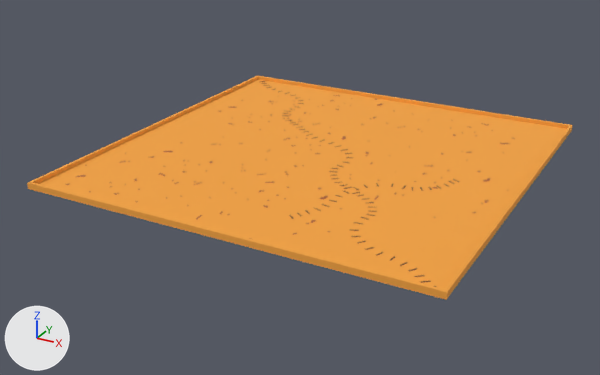
One commit to the FBX model Assets/Resources/Assets/Levels/ParcelProtocolFirstLevel.fbx: the scene before it, then after it.
Rendered twice from a camera (50 mm lens) standing at (115.0, -225.0, 99.5) and looking at (-4.7, -7.5, -9.2). The axes (+X, +Y, +Z) are drawn at lower left. The lights are the same throughout. Where no turn or scale is listed for an object, it has been applied to the vertices.

Names of what the first picture shows: 'Ground', 'Wall'.
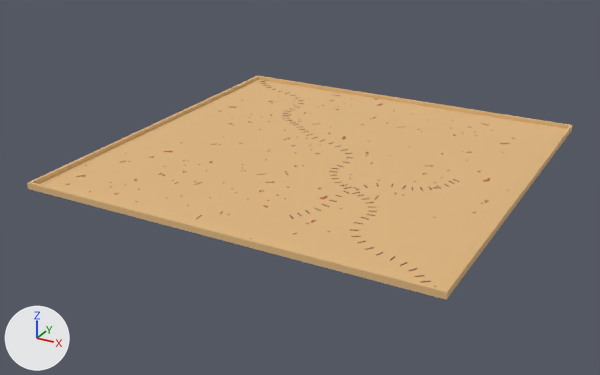
Where the newer file only moved an object's origin or applied its transform, the numbers keep the older frame.

Pixel boxes (x1, y1, x2, y2) of what changed, in the pictures (600 x 375 px):
```json
{"object": "Ground", "change": "recoloured", "before": [28, 80, 572, 300], "after": [28, 80, 572, 300], "on screen": "orange to beige"}
{"object": "Wall", "change": "recoloured", "before": [27, 76, 573, 297], "after": [27, 76, 573, 297]}
```

The change, as JSON lines over the scene's bpy script:
```json
{"op": "set", "path": "mat_plain.base_color", "old": "(0.905, 0.366, 0.0513)", "new": "(0.745, 0.479, 0.22)", "note": "orange #f4a340 -> beige #e0b881"}
```
